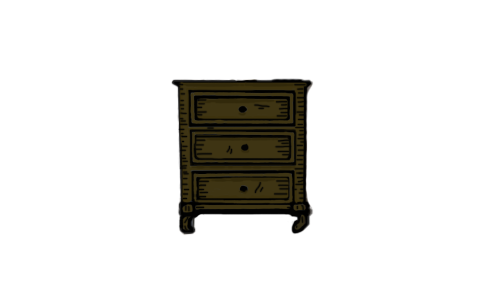
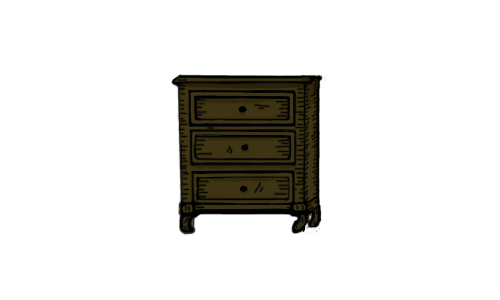
The second 500x300 image is a revision of the first. Changes to its layers:
painted on "çekmece" over (x1=171, y1=74, x2=326, y2=235)
